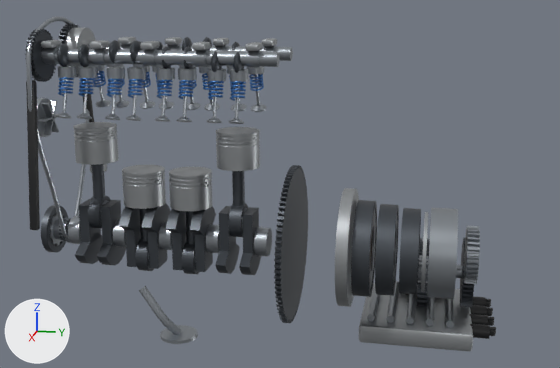
A saved change to the glTF model vaultSuzuki/3D/visor/capas/mecanismos.glb.
Rendered twice from a 50 mm lens placed at (2.695, 0.275, 0.84), pointed at (1.311, -0.002, 0.494). The axes (+X, +Y, +Z) are drawn at lower left. The lights are the same throughout. The older version comes first. Vertices at exactly the same position are counted once.

The older version as bpy lines, for what is in view:
```python
ob_caja_bomba_aceite = bpy.data.objects.new('caja_bomba_aceite', me_caja_bomba_aceite)
ob_caja_bomba_aceite.location = (0.0, 0.0, 0.0)
ob_caja_cuerpo_valvulas = bpy.data.objects.new('caja_cuerpo_valvulas', me_caja_cuerpo_valvulas)
ob_caja_cuerpo_valvulas.location = (0.0, 0.0, 0.0)
ob_caja_embragues = bpy.data.objects.new('caja_embragues', me_caja_embragues)
ob_caja_embragues.location = (0.0, 0.0, 0.0)
ob_caja_engranajes = bpy.data.objects.new('caja_engranajes', me_caja_engranajes)
ob_caja_engranajes.location = (0.0, 0.0, 0.0)
ob_caja_planetario = bpy.data.objects.new('caja_planetario', me_caja_planetario)
ob_caja_planetario.location = (0.0, 0.0, 0.0)
ob_ciguenal = bpy.data.objects.new('ciguenal', me_ciguenal)
ob_ciguenal.location = (0.0, 0.0, 0.0)
ob_pistones = bpy.data.objects.new('pistones', me_pistones)
ob_pistones.location = (0.0, 0.0, 0.0)
# also in view: 'arboles_levas' at (1.373, -0.193, 0.735); 'cadena' at (1.362, -0.4, 0.587); 'valvulas' at (1.374, -0.2, 0.672); 'bombas' at (1.382, -0.291, 0.432)
```
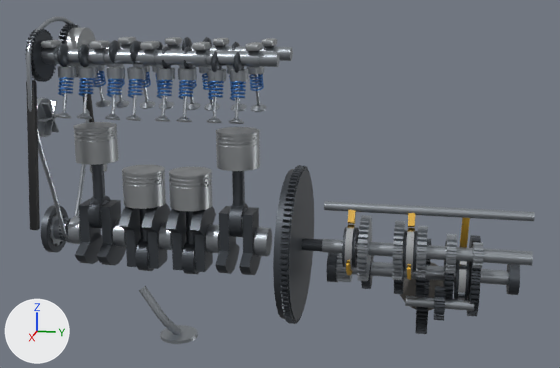
Changed parts and their boxes [x1, y1, x2, y2] in the pictures (560 x 368 px; the box of a moved part takes in the faces that stretch with it):
'ciguenal', reshaped: before [53, 165, 308, 323]; after [53, 165, 314, 324]
'caja_cuerpo_valvulas', deleted: before [359, 281, 496, 351]
'eje_entrada', added: after [302, 215, 533, 281]
'caja_embragues', deleted: before [351, 200, 421, 297]
'contraeje', added: after [326, 235, 520, 317]
'caja_planetario', deleted: before [421, 208, 458, 299]
'horquillas', added: after [324, 201, 535, 280]
'caja_bomba_aceite', deleted: before [335, 188, 359, 307]
'caja_engranajes', deleted: before [418, 226, 480, 307]
'eje_marcha_atras', added: after [405, 286, 474, 321]
part 1 of me_ciguenal, moved or reshaped: before [274, 165, 308, 323]; after [280, 165, 310, 324]
part 2 of me_ciguenal, added: after [273, 169, 314, 320]
'caja_diferencial', unchanged, uncovered by the edit: before [405, 238, 430, 307]; after [400, 239, 443, 334]

What the commit changed:
Material 'Amarillo' (mat_amarillo) is new.
Its base color is (0.761, 0.44, 0.0452) (yellow #e2b13c).
Its roughness is 0.45.
Material 'Cromado' (mat_cromado) is new.
Its base color is (0.658, 0.68, 0.701) (light grey #d4d7da).
Its metallic is 1.0.
Its roughness is 0.12.
me_ciguenal is used by ob_ciguenal; location (0.0, 0.0, 0.0).
me_ciguenal had 1920 vertices, 3724 faces and spanned x 1.233..1.517, y -0.44..0.04, z 0.258..0.542.
me_ciguenal now has 1992 vertices, 3844 faces and spans x 1.233..1.517, y -0.44..0.053, z 0.258..0.542.
me_ciguenal part 1: the loose piece of 720 vertices spanning x 1.233..1.517, y 0.03..0.04, z 0.258..0.542 is moved by (0.0, 0.01, 0.0).
me_ciguenal part 2: a new loose piece, a 32-sided cylinder along y spanning x 1.24..1.51, y 0.027..0.053, z 0.265..0.535, in mat_acero_oscuro (dark grey #4f545a).
Other edits to the shape of me_ciguenal do not show in these pictures.
Mesh me_horquillas is new.
It has 172 vertices, 316 faces and spans x 1.253..1.422, y 0.09..0.45, z 0.285..0.478.
Faces by material slot: [124, 192].
It uses material mat_acero (grey #9aa0a6).
It uses material mat_amarillo (yellow #e2b13c).
Mesh me_eje_marcha_atras is new.
It has 208 vertices, 408 faces and spans x 1.3301..1.3899, y 0.24..0.36, z 0.27..0.33.
Faces by material slot: [124, 284].
It uses material mat_acero (grey #9aa0a6).
It uses material mat_acero_oscuro (dark grey #4f545a).
Mesh me_eje_entrada is new.
It has 1640 vertices, 3252 faces and spans x 1.317..1.433, y 0.05..0.45, z 0.342..0.458.
Faces by material slot: [2104, 636, 512].
It uses material mat_acero (grey #9aa0a6).
It uses material mat_acero_oscuro (dark grey #4f545a).
It uses material mat_cromado (light grey #d4d7da).
Mesh me_contraeje is new.
It has 1912 vertices, 3796 faces and spans x 1.226..1.374, y 0.091..0.44, z 0.261..0.409.
Faces by material slot: [376, 3164, 256].
It uses material mat_acero (grey #9aa0a6).
It uses material mat_acero_oscuro (dark grey #4f545a).
It uses material mat_cromado (light grey #d4d7da).
Object 'caja_bomba_aceite' (ob_caja_bomba_aceite) is deleted.
Object 'caja_cuerpo_valvulas' (ob_caja_cuerpo_valvulas) is deleted.
Object 'caja_embragues' (ob_caja_embragues) is deleted.
Object 'caja_engranajes' (ob_caja_engranajes) is deleted.
Object 'caja_planetario' (ob_caja_planetario) is deleted.
Object 'horquillas' (ob_horquillas) is new; it shows me_horquillas.
Its location is (0.0, 0.0, 0.0).
Object 'eje_marcha_atras' (ob_eje_marcha_atras) is new; it shows me_eje_marcha_atras.
Its location is (0.0, 0.0, 0.0).
Object 'eje_entrada' (ob_eje_entrada) is new; it shows me_eje_entrada.
Its location is (0.0, 0.0, 0.0).
Object 'contraeje' (ob_contraeje) is new; it shows me_contraeje.
Its location is (0.0, 0.0, 0.0).
